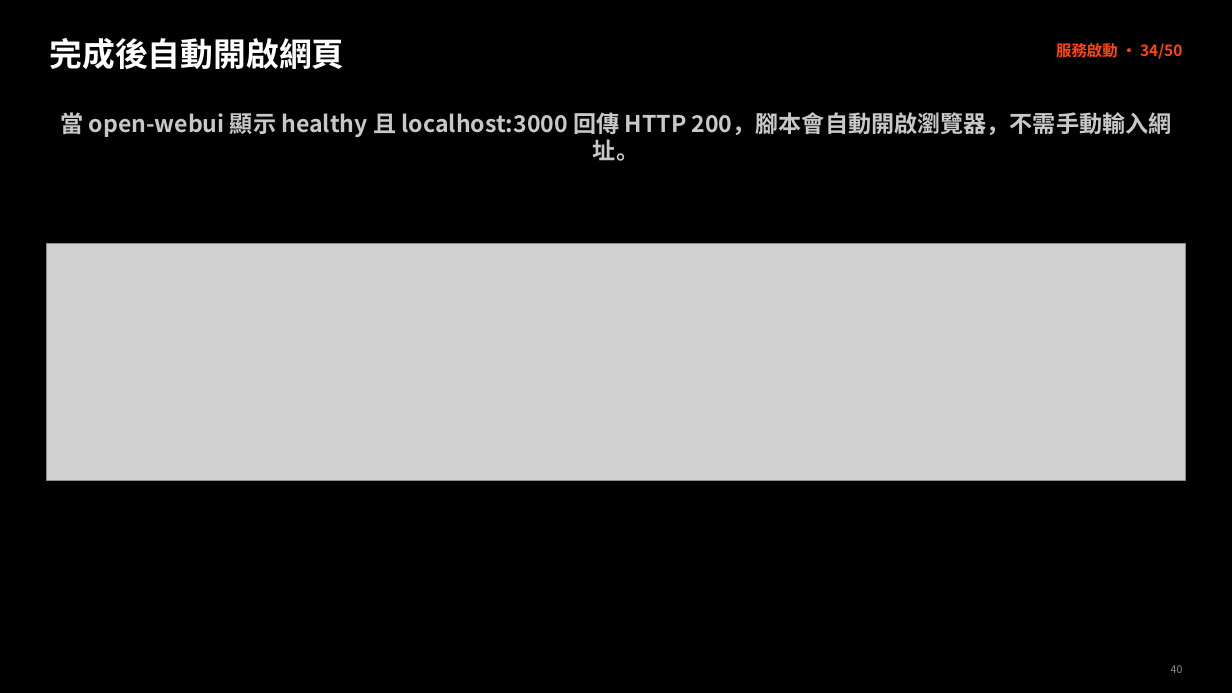
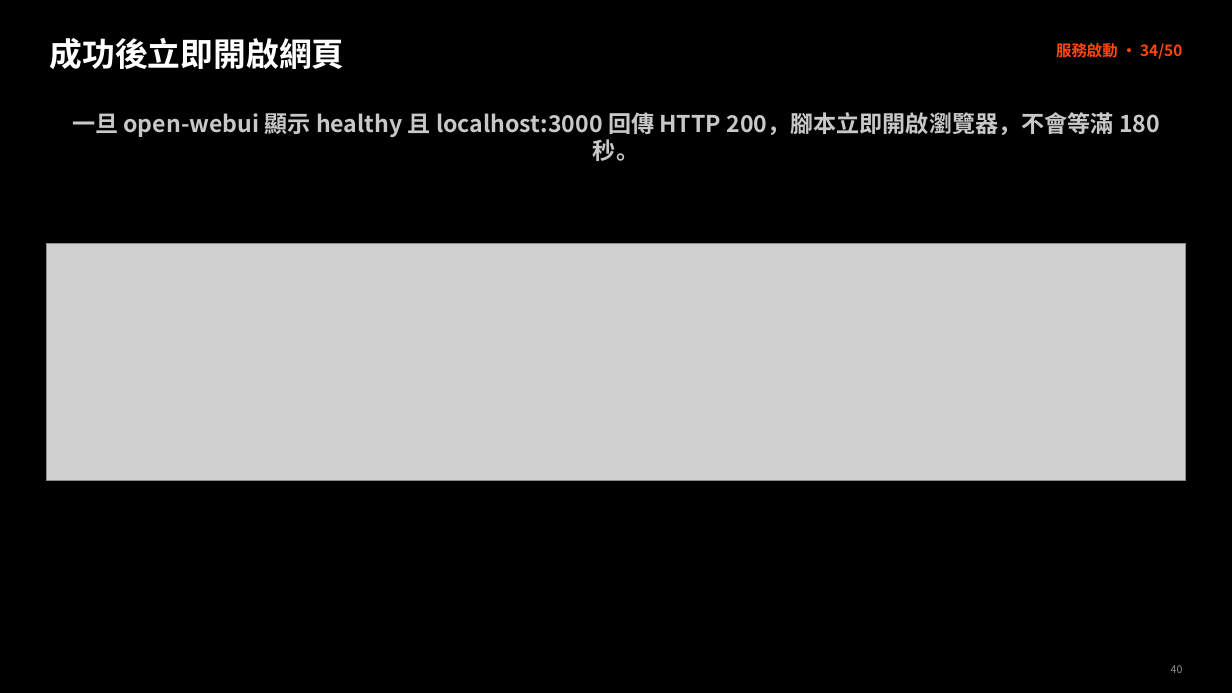
Before and after one commit to lee0401g/project-delivery_3LM, a slide deck: slide 40 of 地端AI建置實作.pptx. Drawn at 1232x693 pixels with LibreOffice and Linux fonts; fonts in the diff are those of the drawing; grey boxes stand for pictures. Boxes give left, top, right and bottom in pixels: in the first picture for what was removed or moved away, otherwise in the second. Text is boxed around its words. In the diff, an @@ line names an element or a change of style, - is before the commit and + after.

Commit message:
修改腳本無畏等待情形並同步

```diff
--- a/地端AI建置實作.pptx
+++ b/地端AI建置實作.pptx
@@ text at box(50, 38, 345, 69): text changed @@
-完成後自動開啟網頁
+成功後立即開啟網頁
@@ text at box(72, 112, 1160, 161): text changed @@
-當 open-webui 顯示 healthy 且 localhost:3000 回傳 HTTP 200，腳本會自動開啟瀏覽器，不需手動輸入網址。
+一旦 open-webui 顯示 healthy 且 localhost:3000 回傳 HTTP 200，腳本立即開啟瀏覽器，不會等滿 180 秒。
```
Also in this commit, not shown: 2 other slides changed, 2 other files.
